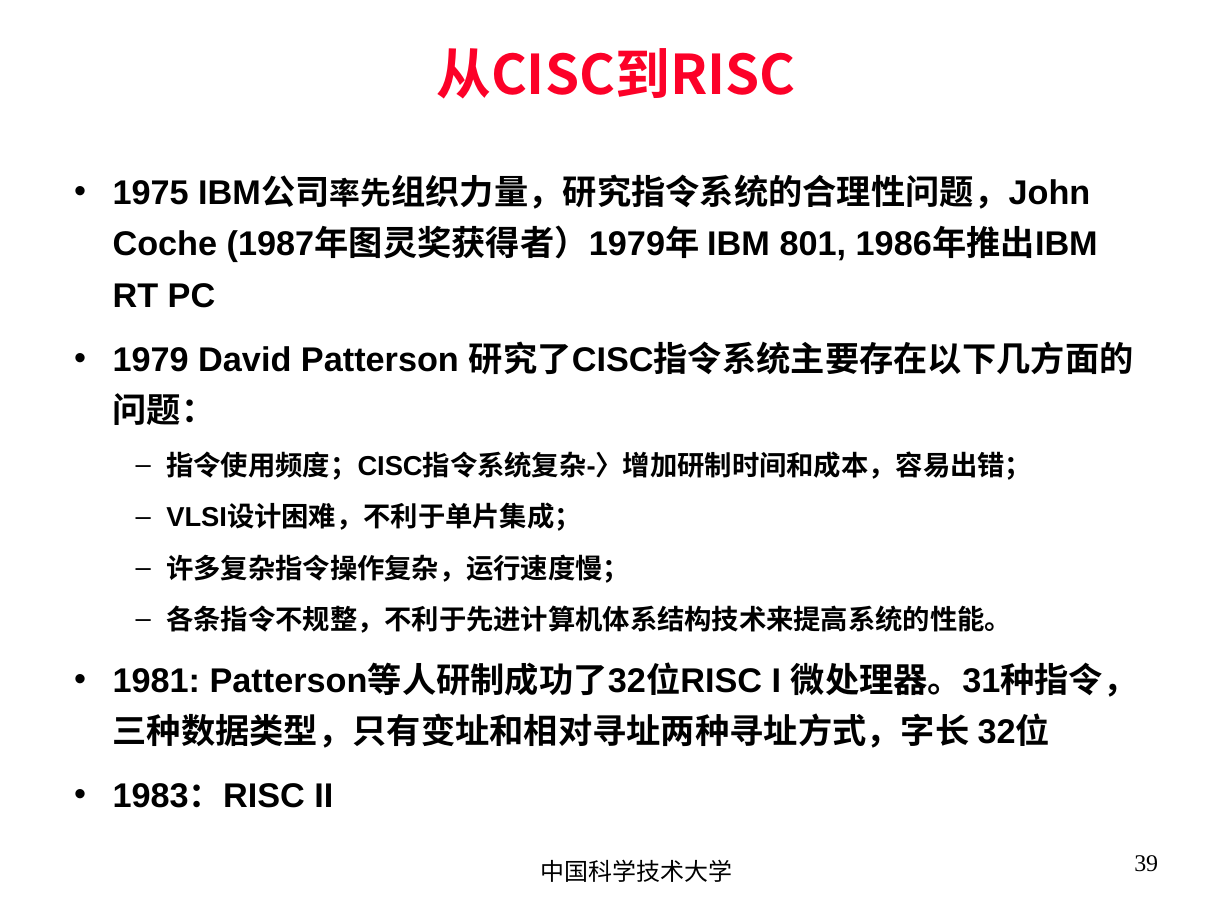
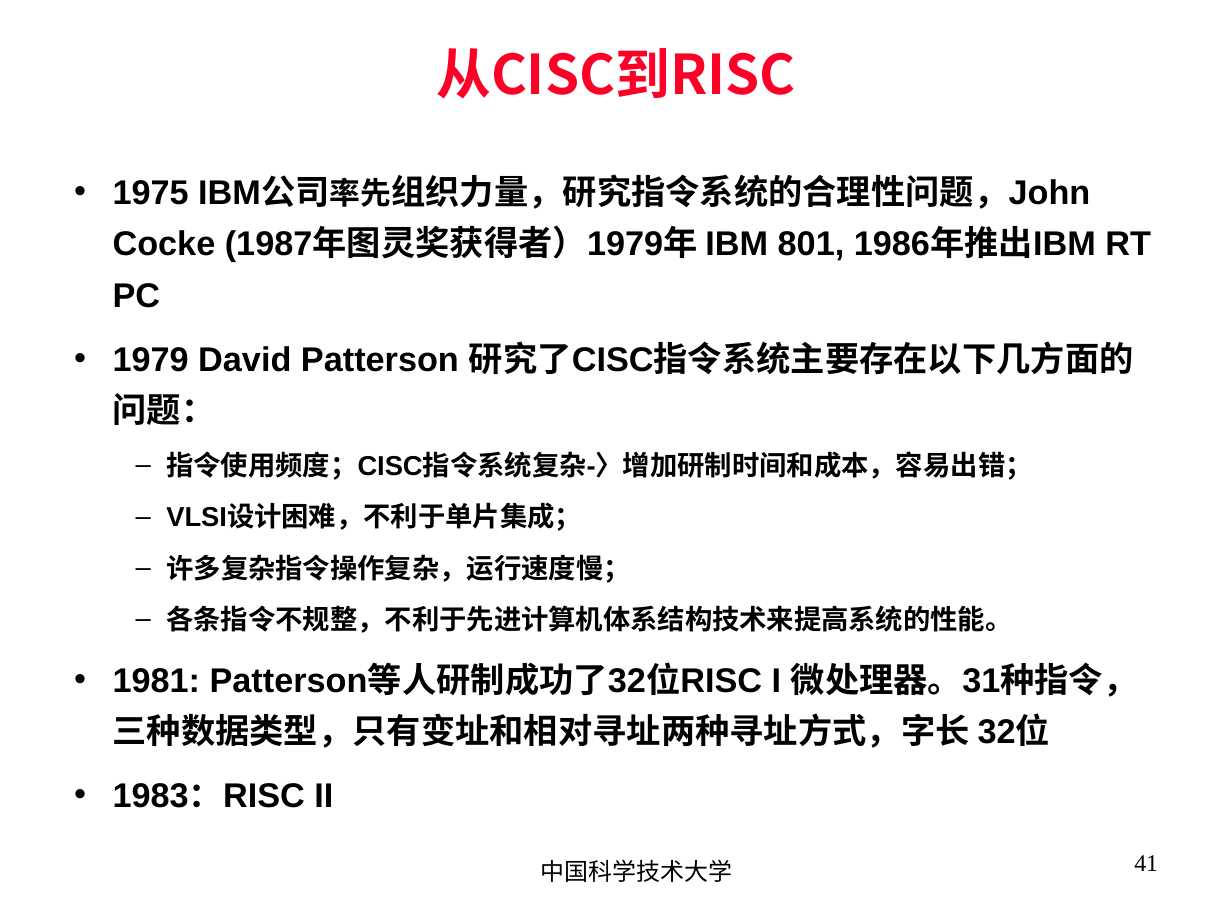
Before and after one commit to blindFS/ca2015, a slide deck: slide 41 of handouts/chapter02.ppt (slide 39 before the commit). Drawn at 1232x924 pixels with LibreOffice and Linux fonts; fonts in the diff are those of the drawing. Boxes give left, top, right and bottom in pixels: in the first picture for what was removed or moved away, otherwise in the second. Text is boxed around its words. In the diff, an @@ line names an element or a change of style, - is before the commit and + after.

```diff
--- a/handouts/chapter02.ppt
+++ b/handouts/chapter02.ppt
@@ text at [113,174,1151,308]: text changed @@
-• 1975 IBM公司率先组织力量，研究指令系统的合理性问题，John Coche (1987年图灵奖获得者）1979年 IBM 801, 1986年推出IBM RT PC
+• 1975 IBM公司率先组织力量，研究指令系统的合理性问题，John Cocke (1987年图灵奖获得者）1979年 IBM 801, 1986年推出IBM RT PC
@@ page number at [1134,855,1158,871]: text changed @@
-39
+41
```
Also in this commit, not shown: 28 other slides changed, 5 slides added, 3 slides removed.
